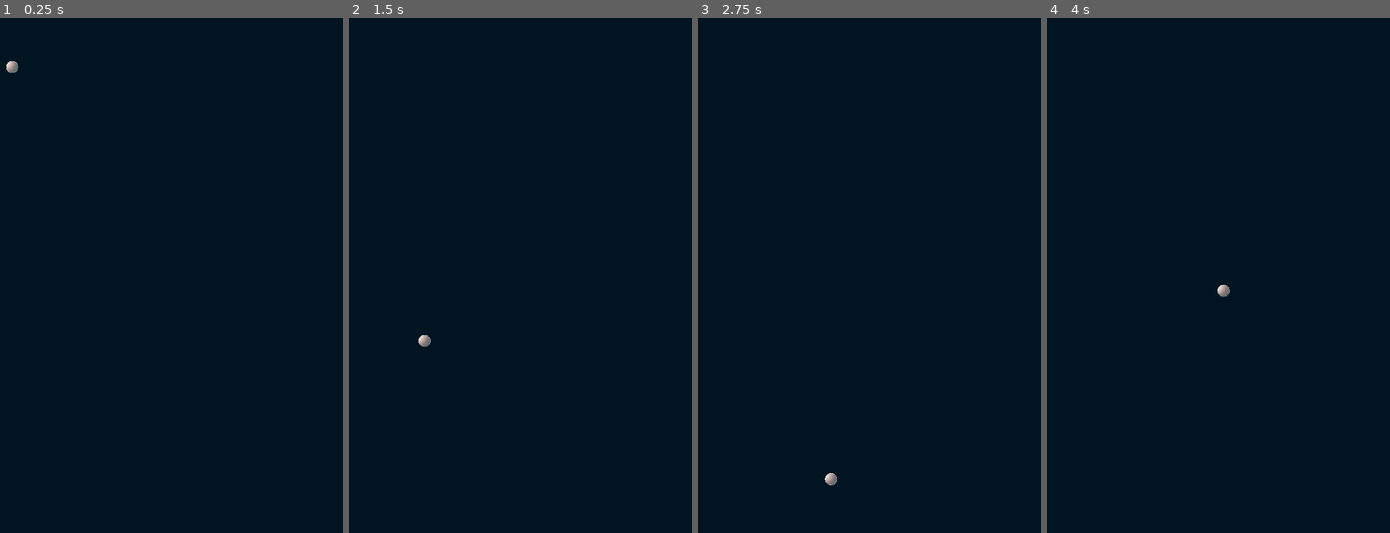
Above: before the commit, frames 1-4 (left to right).
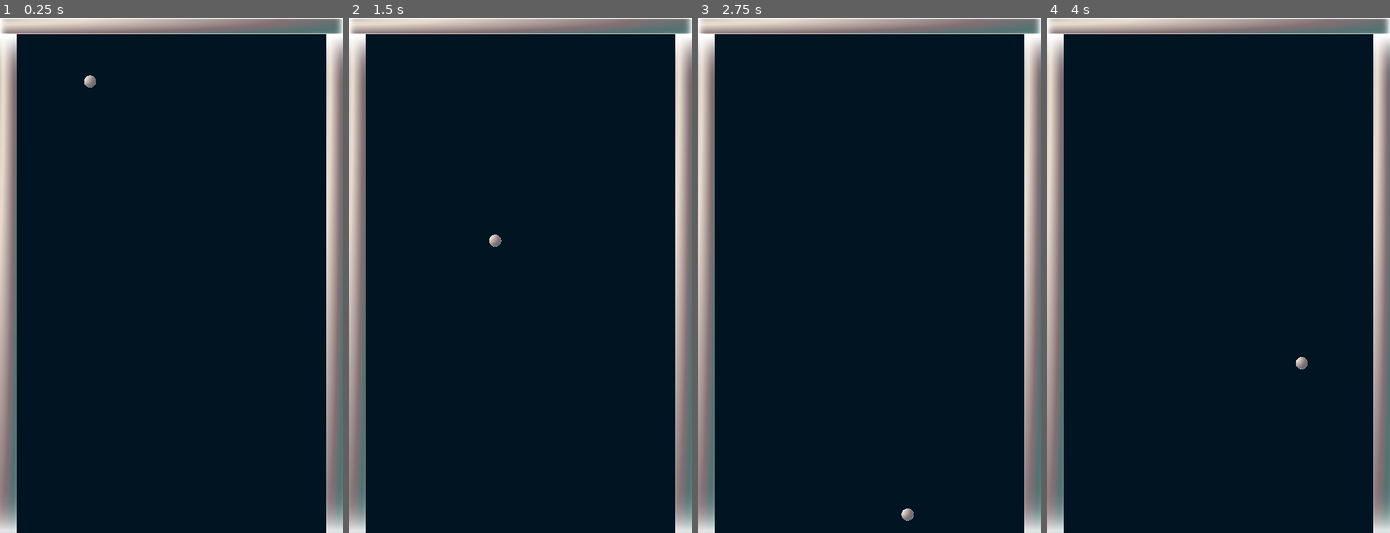
Above: after the commit, the same moments.

Repository: nekonenene/godot-brick-breaker
Game: Godot game, scene res://main.tscn
Same seed, same stepped clock (60 frames per second), same inputs: the game is played once before the commit and once after it.
Inputs:
- Up to frame 1 (0.25 s): no input
- Up to frame 2 (1.5 s): no input
- Up to frame 3 (2.75 s): no input
- Up to frame 4 (4 s): no input

The runs differ from the first frame. In frame 1, 13% of the frame differs, in the area x 0-100%, y 0-100%; in frame 2, 13%; in frame 3, 13%; in frame 4, 13%.

Commit message:
Wall Scene を作成し、それに対してボールが跳ね返るようにした

Diff:
--- a/main.tscn
+++ b/main.tscn
@@ -1,6 +1,7 @@
-[gd_scene load_steps=2 format=3 uid="uid://burlywq8ry0kp"]
+[gd_scene load_steps=3 format=3 uid="uid://burlywq8ry0kp"]
 
 [ext_resource type="PackedScene" uid="uid://bmkxrdnpbve4d" path="res://src/ball.tscn" id="1_rj6ou"]
+[ext_resource type="PackedScene" uid="uid://bkjq15jvc33kc" path="res://src/wall.tscn" id="2_n3omf"]
 
 [node name="Main" type="Node"]
 
@@ -12,4 +13,7 @@
 grow_vertical = 2
 color = Color(0.0064121, 0.0780598, 0.130739, 1)
 
+[node name="Wall" parent="." instance=ExtResource("2_n3omf")]
+
 [node name="Ball" parent="." instance=ExtResource("1_rj6ou")]
+position = Vector2(193, 222)
--- a/src/ball.gd
+++ b/src/ball.gd
@@ -1,6 +1,5 @@
-extends Area2D
+extends CharacterBody2D
 
-var velocity = Vector2.ZERO # （向き情報を含む）速度
 var speed
 
 # Called when the node enters the scene tree for the first time.
@@ -10,7 +9,12 @@
 
 # Called every frame. 'delta' is the elapsed time since the previous frame.
 func _process(delta: float) -> void:
-	position += velocity * delta * speed
+	var collision = move_and_collide(velocity * delta * speed)
+
+	if collision:
+		# print("I collided with ", collision.get_collider().name)
+		velocity = velocity.bounce(collision.get_normal())
+		reset_speed()
 
 	# 画面外に出ないように反転させる
 	if position.x < 0 and velocity.x < 0 or position.x > get_viewport_rect().size.x and velocity.x > 0:
--- a/src/ball.tscn
+++ b/src/ball.tscn
@@ -6,7 +6,7 @@
 [sub_resource type="CircleShape2D" id="CircleShape2D_fbvkh"]
 radius = 14.0
 
-[node name="Ball" type="Area2D"]
+[node name="Ball" type="CharacterBody2D"]
 script = ExtResource("1_5jha3")
 
 [node name="Sprite2D" type="Sprite2D" parent="."]
--- /dev/null
+++ b/src/wall.tscn
@@ -0,0 +1,24 @@
+[gd_scene load_steps=2 format=3 uid="uid://bkjq15jvc33kc"]
+
+[ext_resource type="Texture2D" uid="uid://b5gs70c0ddr6x" path="res://assets/images/Block.png" id="1_s8ix4"]
+
+[node name="Wall" type="StaticBody2D"]
+
+[node name="Sprite2D" type="Sprite2D" parent="."]
+z_index = 5
+position = Vector2(400, 19)
+scale = Vector2(2.67, 0.410112)
+texture = ExtResource("1_s8ix4")
+
+[node name="Sprite2D2" type="Sprite2D" parent="."]
+position = Vector2(19.25, 618.375)
+scale = Vector2(0.131667, 13.0702)
+texture = ExtResource("1_s8ix4")
+
+[node name="Sprite2D3" type="Sprite2D" parent="."]
+position = Vector2(781, 618)
+scale = Vector2(0.131667, 13.0702)
+texture = ExtResource("1_s8ix4")
+
+[node name="CollisionPolygon2D" type="CollisionPolygon2D" parent="."]
+polygon = PackedVector2Array(0, 1, 0, 1200, 39, 1200, 39, 37, 761, 37, 761, 1200, 761, 1200, 800, 1200, 800, 0)
